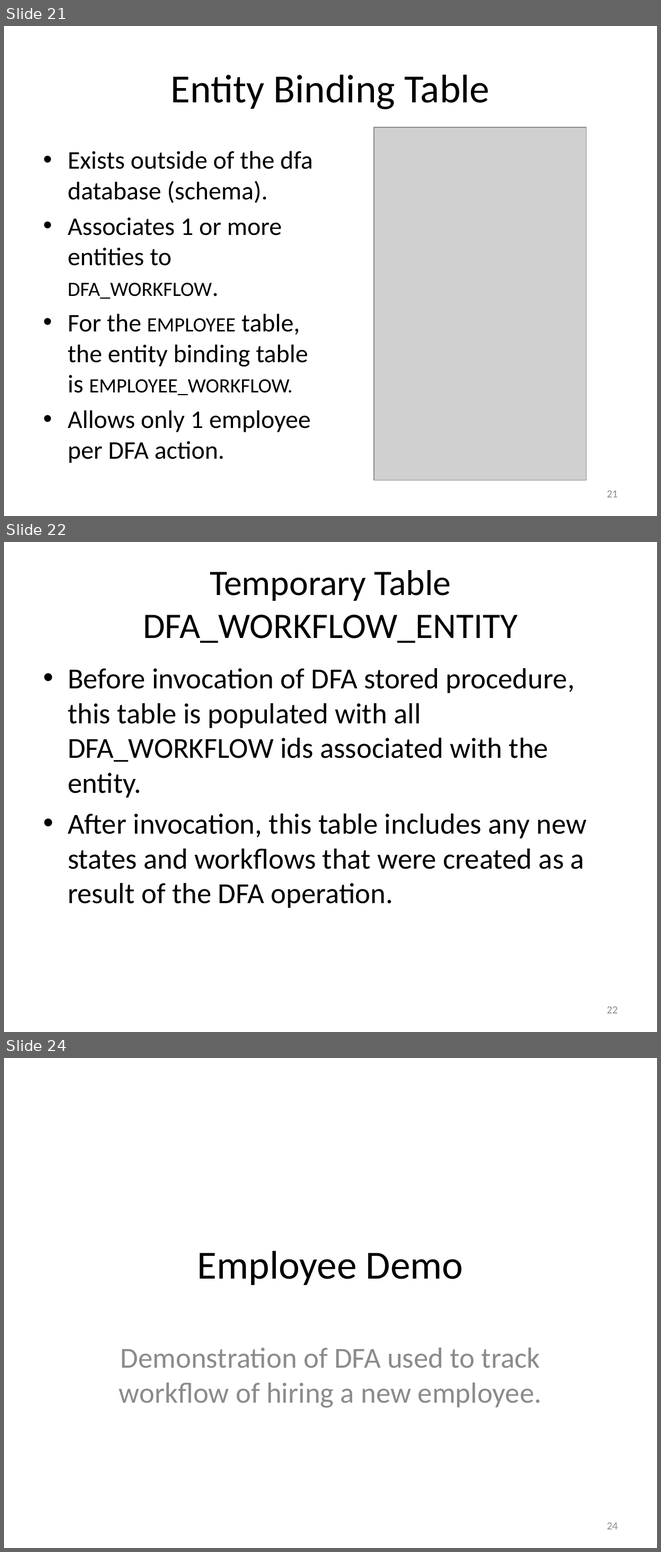
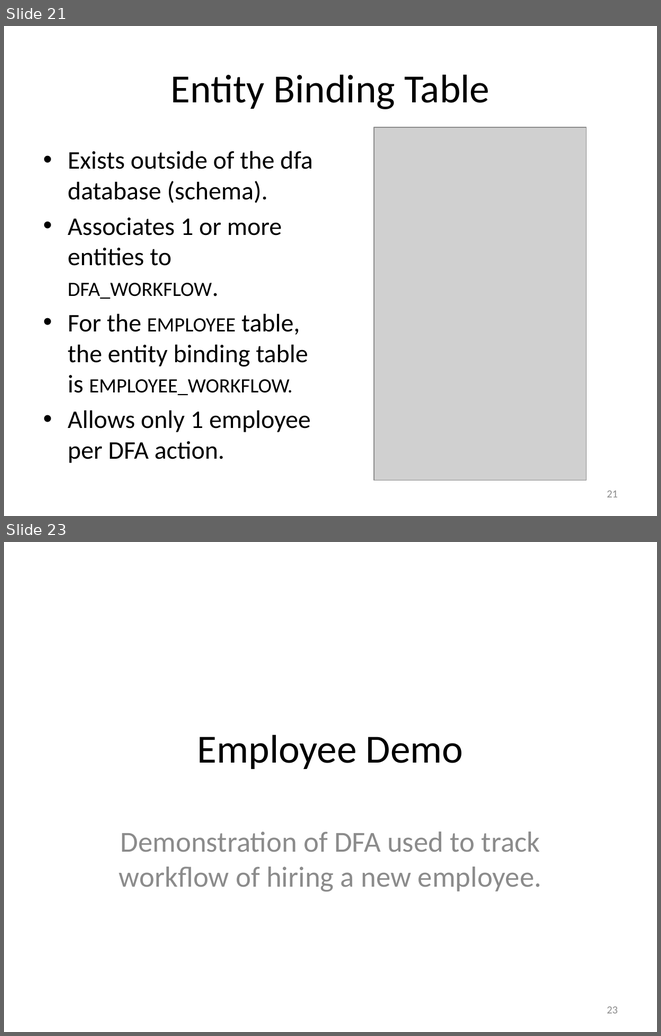
Before and after one commit to RichardRoda/DFA-Workflow-Model, a slide deck: Modeling Workflows with Event Driven DFA.pptx. Shown one above the other, each under a label of ours: slides 21, 22 and 24 before the commit, slides 21 and 23 after it; the slides between them are not shown. The pictures are 661x1552 and 661x1036 pixels, drawn with LibreOffice and Linux fonts; fonts in the diff are those of the drawing; grey boxes stand for pictures. Boxes give left, top, right and bottom in pixels: in the first picture for what was removed or moved away, otherwise in the second. Text is boxed around its words. In the diff, an @@ line names an element or a change of style, - is before the commit and + after.

Commit message:
CodePaLOUsa presentation final slides.  Includes announcement of open source project.

```diff
--- a/Modeling Workflows with Event Driven DFA.pptx
+++ b/Modeling Workflows with Event Driven DFA.pptx
@@ slide 22 removed at (x1=4, y1=542, x2=657, y2=1032), background #FFFFFF @@
@@ title removed at (x1=143, y1=570, x2=518, y2=643) @@
-Temporary Table DFA_WORKFLOW_ENTITY
@@ text removed at (x1=68, y1=668, x2=587, y2=908) @@
-• Before invocation of DFA stored procedure, this table is populated with all DFA_WORKFLOW ids associated with the entity.
-• After invocation, this table includes any new states and workflows that were created as a result of the DFA operation.
@@ page number removed at (x1=607, y1=1006, x2=618, y2=1013) @@
-22
@@ what was slide 24 is now slide 23 @@
@@ page number at (x1=607, y1=1006, x2=618, y2=1013): text changed @@
-24
+23
```
Also in this commit, not shown: 1 slide changed, 3 slides added, 1 other slide removed, 1 other file.
